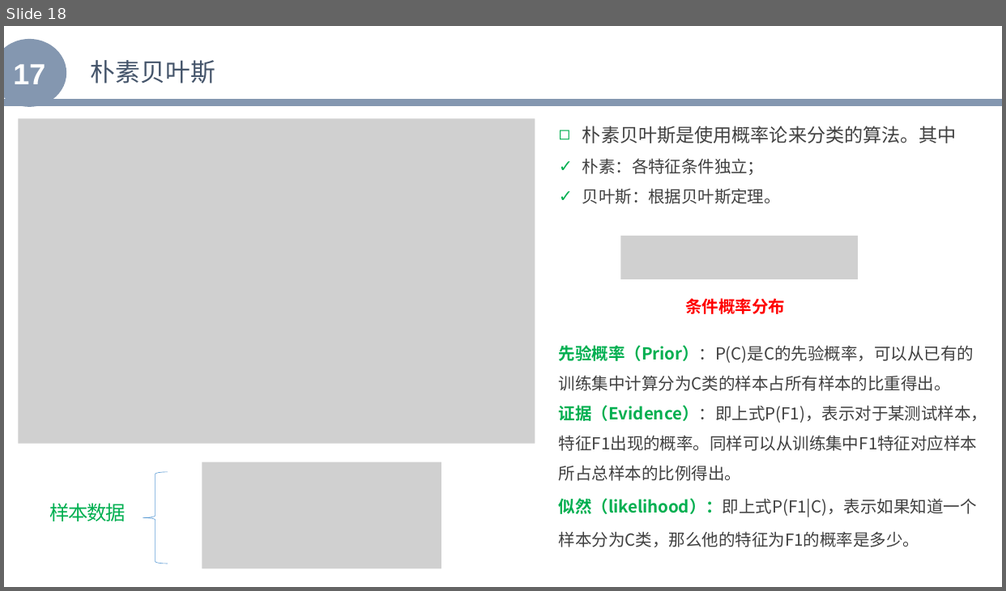
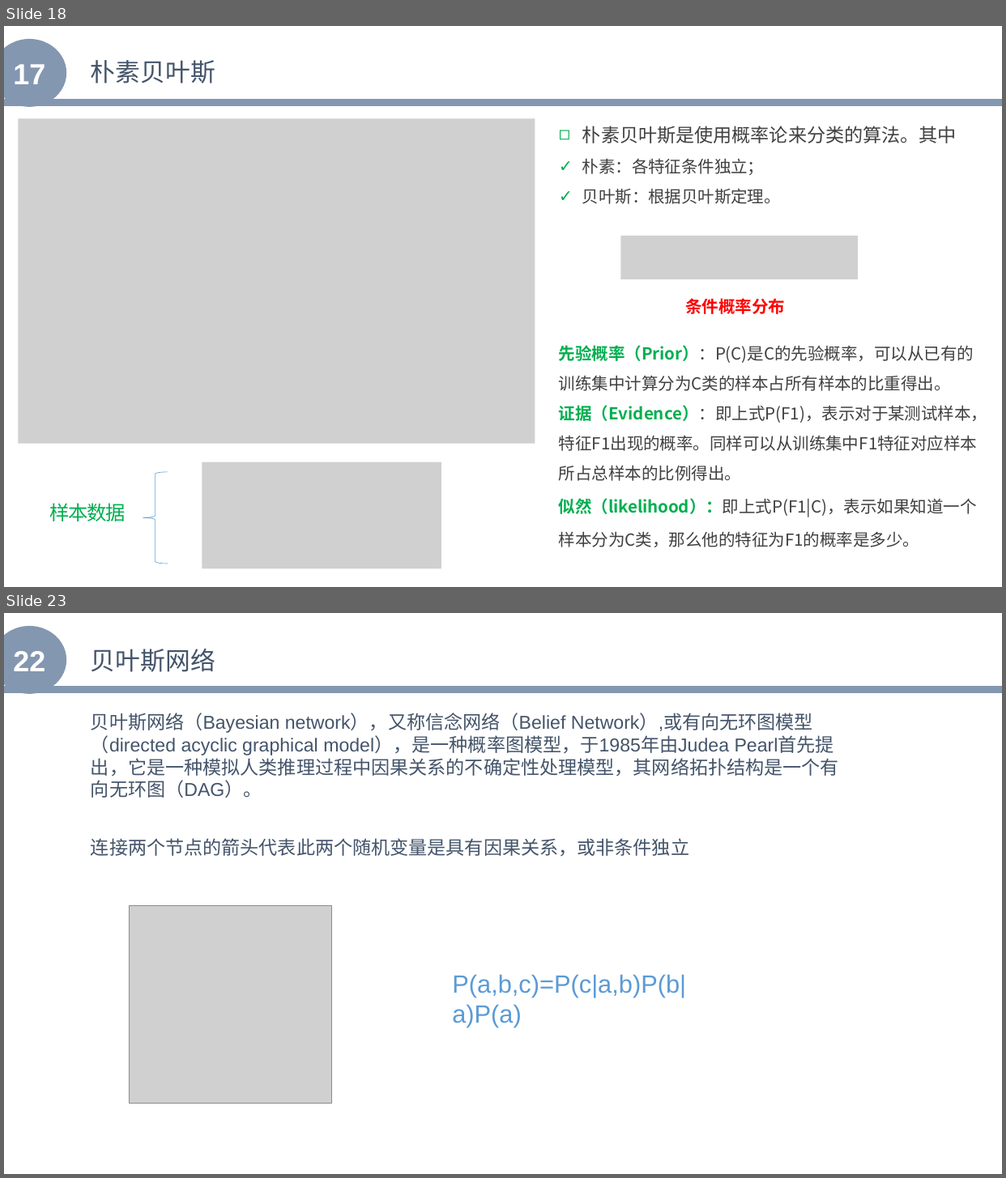
Before and after one commit to zhenglibins/python, a slide deck: python资料/Python与机器学习入门.pptx. Shown one above the other, each under a label of ours: slide 18 before the commit, slides 18 and 23 after it; the slides between them are not shown. The pictures are 1006x591 and 1006x1178 pixels, drawn with LibreOffice and Linux fonts; fonts in the diff are those of the drawing; grey boxes stand for pictures. Boxes give left, top, right and bottom in pixels: in the first picture for what was removed or moved away, otherwise in the second. Text is boxed around its words. In the diff, an @@ line names an element or a change of style, - is before the commit and + after.

```diff
--- a/python资料/Python与机器学习入门.pptx
+++ b/python资料/Python与机器学习入门.pptx
@@ slide 23 added at <box>4,613,1002,1174</box>, background #FFFFFF @@
@@ ellipse added at <box>4,626,66,694</box>, fill #8497B0, 28 pt, text #FFFFFF, bold @@
+22
@@ text added at <box>91,649,215,672</box>, 24 pt, text #44546A @@
+贝叶斯网络
@@ line added from (4, 689) to (1002, 689), #8497B0 7 pt @@
@@ text added at <box>91,713,839,798</box>, 18 pt, text #44546A @@
+贝叶斯网络（Bayesian network），又称信念网络（Belief Network）,或有向无环图模型（directed acyclic graphical model），是一种概率图模型，于1985年由Judea Pearl首先提出，它是一种模拟人类推理过程中因果关系的不确定性处理模型，其网络拓扑结构是一个有向无环图（DAG）。
@@ text added at <box>91,838,689,856</box>, 18 pt, text #44546A @@
+连接两个节点的箭头代表此两个随机变量是具有因果关系，或非条件独立
@@ picture added at <box>129,905,332,1104</box> @@
@@ text added at <box>452,974,686,1028</box>, 24 pt, text #5B9BD5 @@
+P(a,b,c)=P(c|a,b)P(b|a)P(a)
```
Also in this commit, not shown: 2 slides changed, 6 other slides added, 2 slides removed, 2 other files.
